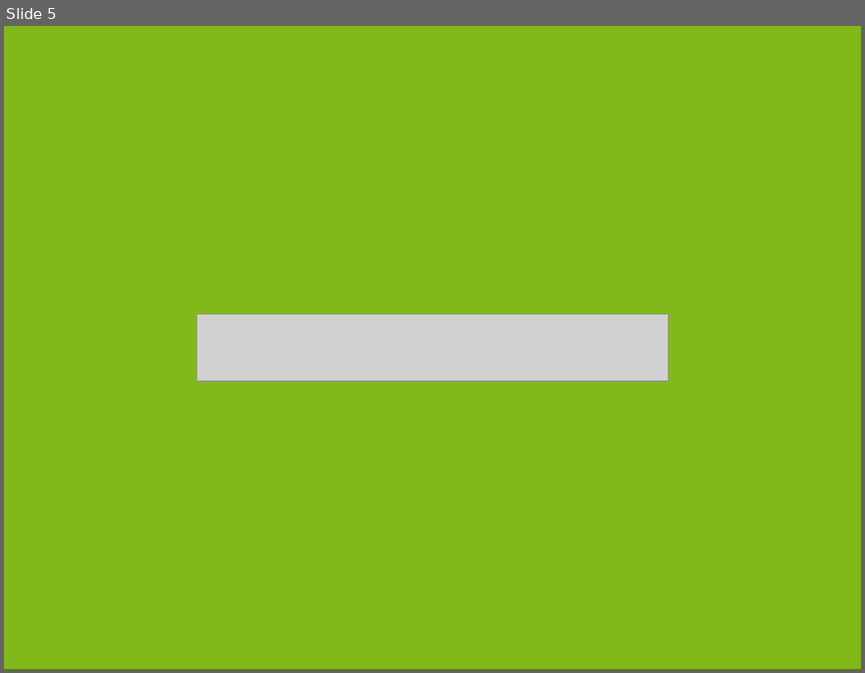
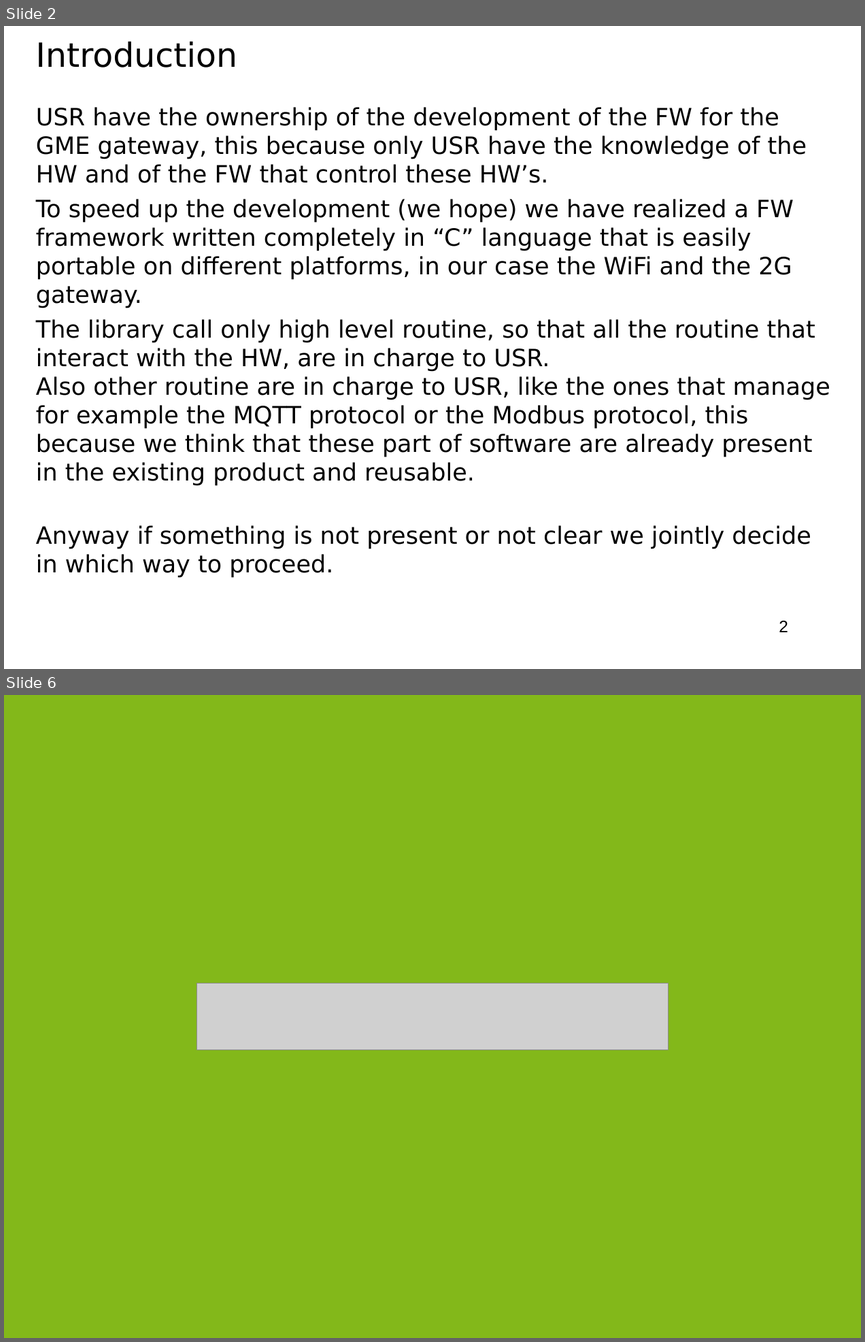
Before and after one commit to accarel/c780_carel_cloud_engine_binary, a slide deck: Documents/specs/GME_CAREL_Library_OverView.ppt. Shown one above the other, each under a label of ours: slide 5 before the commit, slides 2 and 6 after it; the slides between them are not shown. The pictures are 865x673 and 865x1342 pixels, drawn with LibreOffice and Linux fonts; fonts in the diff are those of the drawing; grey boxes stand for pictures; background and template pictures are left out. Boxes give left, top, right and bottom in pixels: in the first picture for what was removed or moved away, otherwise in the second. Text is boxed around its words. In the diff, an @@ line names an element or a change of style, - is before the commit and + after.

```diff
--- a/Documents/specs/GME_CAREL_Library_OverView.ppt
+++ b/Documents/specs/GME_CAREL_Library_OverView.ppt
@@ slide 2 added at [4,26,861,669], background #FFFFFF @@
@@ title added at [36,41,237,67], 28 pt, text #000000 @@
+Introduction
@@ text added at [36,107,830,577], 20 pt, text #000000 @@
+USR have the ownership of the development of the FW for the GME gateway, this because only USR have the knowledge of the HW and of the FW that control these HW’s.
+To speed up the development (we hope) we have realized a FW framework written completely in “C” language that is easily portable on different platforms, in our case the WiFi and the 2G gateway.
+The library call only high level routine, so that all the routine that interact with the HW, are in charge to USR.
+Also other routine are in charge to USR, like the ones that manage for example the MQTT protocol or the Modbus protocol, this because we think that these part of software are already present in the existing product and reusable.
+Anyway if something is not present or not clear we jointly decide in which way to proceed.
@@ page number added at [779,620,788,632], 14 pt, text #000000 @@
+2
@@ what was slide 5 is now slide 6 @@
```
Also in this commit, not shown: 4 slides changed, 2 other files.
